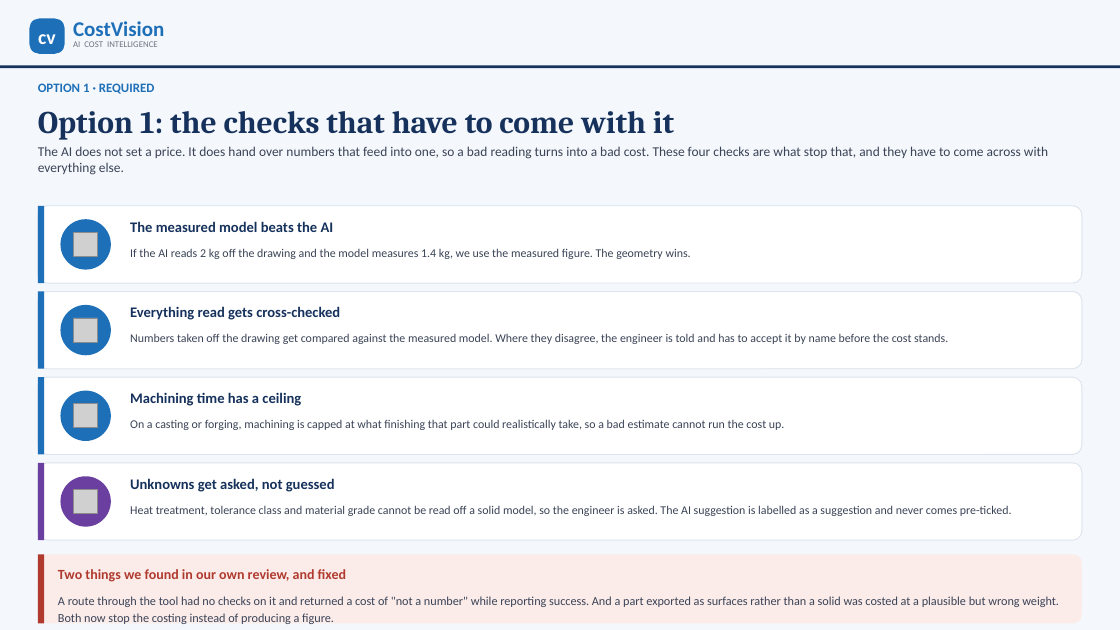
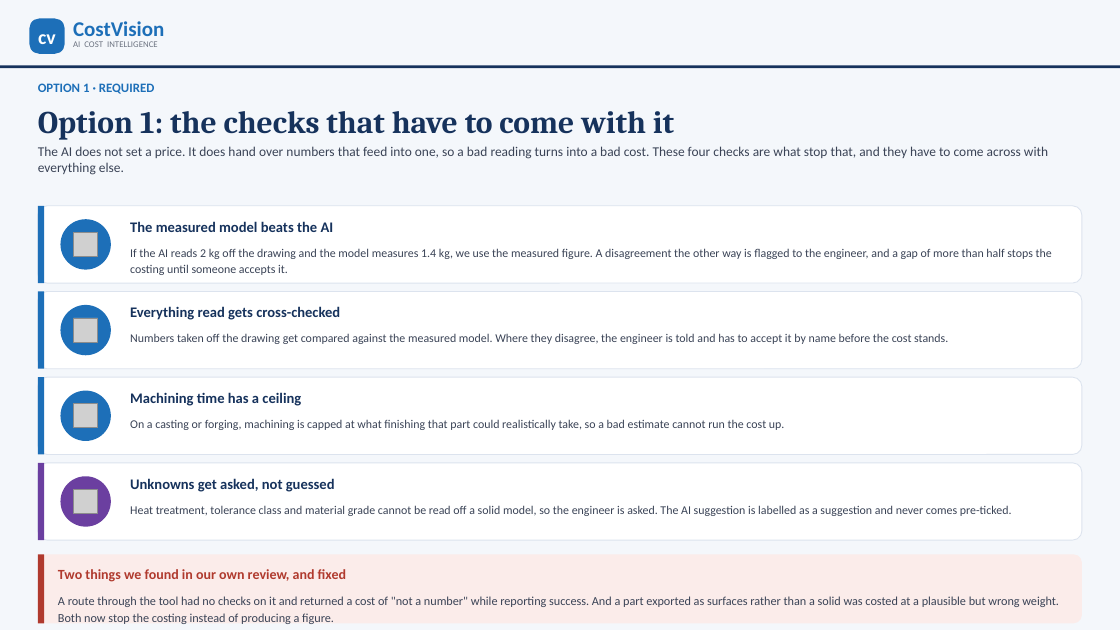
Before and after one commit to bhosaleavinash546/leamington-marathi, a slide deck: slide 8 of CostVision-CAPEE-Implementation-Options.pptx. Drawn at 1120x630 pixels with LibreOffice and Linux fonts; fonts in the diff are those of the drawing; grey boxes stand for pictures. Boxes give left, top, right and bottom in pixels: in the first picture for what was removed or moved away, otherwise in the second. Text is boxed around its words. In the diff, an @@ line names an element or a change of style, - is before the commit and + after.

```diff
--- a/CostVision-CAPEE-Implementation-Options.pptx
+++ b/CostVision-CAPEE-Implementation-Options.pptx
@@ text at [130,248,1052,275]: text changed @@
-If the AI reads 2 kg off the drawing and the model measures 1.4 kg, we use the measured figure. The geometry wins.
+If the AI reads 2 kg off the drawing and the model measures 1.4 kg, we use the measured figure. A disagreement the other way is flagged to the engineer, and a gap of more than half stops the costing until someone accepts it.
```
Also in this commit, not shown: 9 other slides changed, 2 other files.
